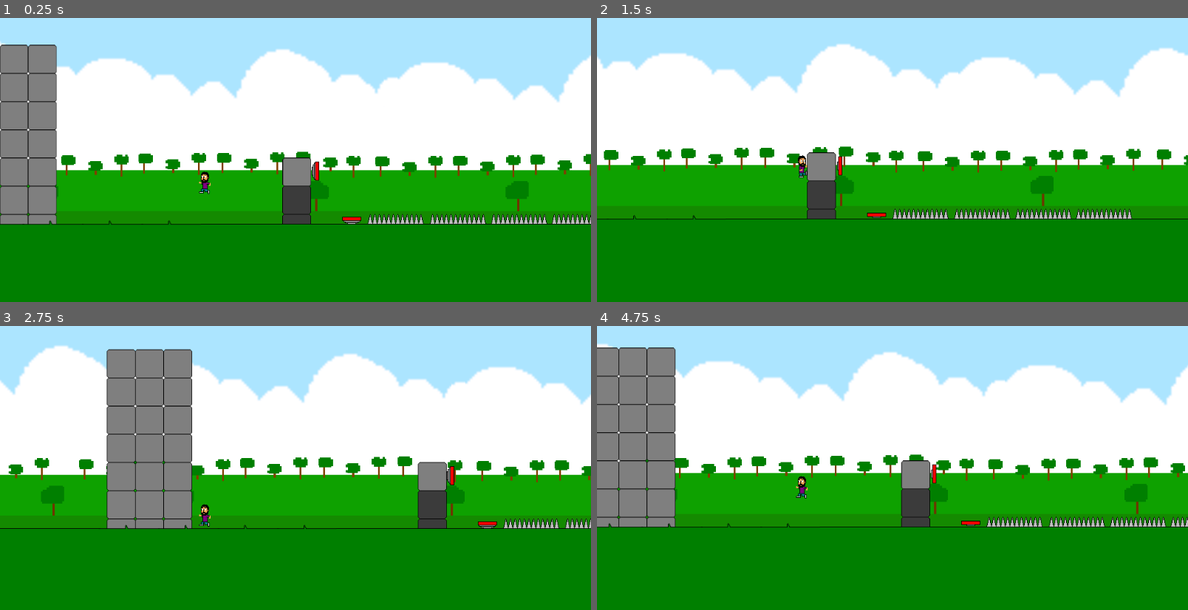
Above: before the commit, frames 1-4 (two rows, left to right).
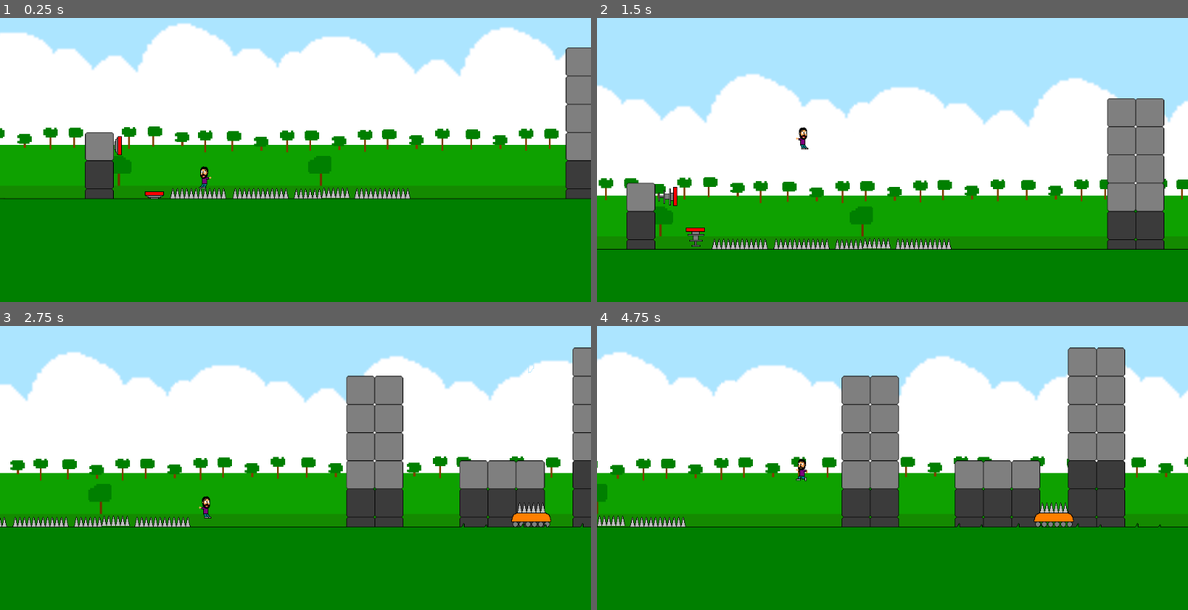
Above: after the commit, the same moments.

Repository: Guilherme-Calland/super_mega_guacamole
Game: Godot game, scene res://Scenes/Levels/Level 1.tscn
The game is run twice, just before and just after one commit, with the same random seed, the same clock (stepped at 60 frames per second) and the same inputs.
Inputs:
- Up to frame 1 (0.25 s): no input
- Up to frame 2 (1.5 s): hold Shift (grab) 0.53-1.28 s; hold D (right) from 0.53 s (still down); tap Space (jump) at 0.77 s; tap Shift (grab) at 1.35 s
- Up to frame 3 (2.75 s): tap Space (jump) at 1.52 s; release D (right) at 2.03 s; hold A (left) from 2.03 s (still down); hold Shift (grab) from 2.03 s (still down)
- Up to frame 4 (4.75 s): release A (left) at 2.78 s; release Shift (grab) at 2.78 s; hold D (right) 2.78-4.28 s; tap Shift (grab) at 2.85, 4.35 s; tap Space (jump) at 3.02, 3.77, 4.52 s; hold Shift (grab) 3.53-4.28 s; hold A (left) from 4.28 s (still down)

The runs differ from the first frame. In frame 1, 35% of the frame differs, in the area x 0-100%, y 1-73%; in frame 2, 38%, in the area x 0-100%, y 9-82%; in frame 3, 29%; in frame 4, 32%.

Commit message:
giving export variables to moving spike

Diff:
--- a/Scenes/Hazards/MovingSpike.tscn
+++ b/Scenes/Hazards/MovingSpike.tscn
@@ -1,18 +1,37 @@
-[gd_scene load_steps=4 format=2]
+[gd_scene load_steps=5 format=2]
 
-[ext_resource path="res://Scenes/Hazards/Spike.tscn" type="PackedScene" id=1]
-[ext_resource path="res://Scenes/Objects/MovingObject.tscn" type="PackedScene" id=2]
+[ext_resource path="res://Graphics/Objects/movingObject.png" type="Texture" id=1]
+[ext_resource path="res://Graphics/Hazards/spikesBottom.png" type="Texture" id=2]
 [ext_resource path="res://Scripts/MovingObject.gd" type="Script" id=3]
+
+[sub_resource type="RectangleShape2D" id=1]
+extents = Vector2( 21.1972, 6.19374 )
 
 [node name="MovingSpike" type="Node2D"]
 script = ExtResource( 3 )
 
-[node name="Spike" parent="." instance=ExtResource( 1 )]
-position = Vector2( 0, -22.5 )
+[node name="Spike" type="Area2D" parent="."]
+z_index = 1
+collision_layer = 4
+collision_mask = 0
 
-[node name="MovingObject" parent="." instance=ExtResource( 2 )]
+[node name="Sprite" type="Sprite" parent="Spike"]
+position = Vector2( 0, -21.3723 )
+texture = ExtResource( 2 )
+
+[node name="CollisionShape2D" type="CollisionShape2D" parent="Spike"]
+visible = false
+position = Vector2( 0, -21 )
+shape = SubResource( 1 )
+
+[node name="MovingObject" type="Node2D" parent="."]
+
+[node name="Sprite" type="Sprite" parent="MovingObject"]
+position = Vector2( 0, 1 )
+texture = ExtResource( 1 )
 
 [node name="Timer" type="Timer" parent="."]
 wait_time = 2.0
 autostart = true
+[connection signal="body_entered" from="Spike" to="." method="_on_Spike_body_entered"]
 [connection signal="timeout" from="Timer" to="." method="_on_Timer_timeout"]
--- a/Scenes/Hazards/Spike.tscn
+++ b/Scenes/Hazards/Spike.tscn
@@ -2,7 +2,6 @@
 
 [ext_resource path="res://Graphics/Hazards/spikesBottom.png" type="Texture" id=1]
 [ext_resource path="res://Scripts/Spike.gd" type="Script" id=2]
-
 
 [sub_resource type="RectangleShape2D" id=1]
 extents = Vector2( 23.4333, 8.97133 )
--- a/Scenes/Levels/Level 1.tscn
+++ b/Scenes/Levels/Level 1.tscn
@@ -14,7 +14,7 @@
 [node name="Level 1" type="Node2D"]
 
 [node name="Player" parent="." instance=ExtResource( 6 )]
-position = Vector2( 6186.79, -71.8345 )
+position = Vector2( 6535.44, -27.3262 )
 z_index = 100
 gravity = 10
 
@@ -96,7 +96,6 @@
 
 [node name="Spike" parent="SpikeGroup1" instance=ExtResource( 7 )]
 position = Vector2( 4424.31, -48.3081 )
-direction = Vector2( -200, -150 )
 
 [node name="Spike2" parent="SpikeGroup1" instance=ExtResource( 7 )]
 position = Vector2( 4474.01, -47.8631 )
@@ -106,33 +105,27 @@
 
 [node name="Spike" parent="SpikeGroup2" instance=ExtResource( 7 )]
 position = Vector2( 2353.17, -47.3449 )
-direction = Vector2( -200, -150 )
 
 [node name="Spike2" parent="SpikeGroup2" instance=ExtResource( 7 )]
 position = Vector2( 2401.17, -47.3449 )
-direction = Vector2( -200, -150 )
 
 [node name="SpikeGroup3" type="Node2D" parent="."]
 position = Vector2( 2546.56, -6.18591 )
 
 [node name="Spike" parent="SpikeGroup3" instance=ExtResource( 7 )]
 position = Vector2( 2353.17, 13.6551 )
-direction = Vector2( -200, -150 )
 
 [node name="Spike2" parent="SpikeGroup3" instance=ExtResource( 7 )]
 position = Vector2( 2401.17, 13.6551 )
-direction = Vector2( 200, -150 )
 
 [node name="SpikeGroup4" type="Node2D" parent="."]
 position = Vector2( 2751.31, -1.95146 )
 
 [node name="Spike" parent="SpikeGroup4" instance=ExtResource( 7 )]
 position = Vector2( 2353.17, 8.65508 )
-direction = Vector2( 200, -150 )
 
 [node name="Spike2" parent="SpikeGroup4" instance=ExtResource( 7 )]
 position = Vector2( 2401.17, 8.65508 )
-direction = Vector2( 200, -150 )
 
 [node name="JumpPad" parent="." instance=ExtResource( 9 )]
 position = Vector2( 5527.73, 10.4774 )
@@ -157,44 +150,45 @@
 
 [node name="Spike" parent="LargeSpikeGroup1/SpikeGroup5" instance=ExtResource( 7 )]
 position = Vector2( 2353.17, 8.53505 )
-direction = Vector2( -200, -150 )
+throwDirection = Vector2( -200, -150 )
 
 [node name="Spike2" parent="LargeSpikeGroup1/SpikeGroup5" instance=ExtResource( 7 )]
 position = Vector2( 2401.17, 8.65508 )
-direction = Vector2( -200, -150 )
+throwDirection = Vector2( -200, -150 )
 
 [node name="SpikeGroup6" type="Node2D" parent="LargeSpikeGroup1"]
 position = Vector2( 4247.73, -0.952362 )
 
 [node name="Spike" parent="LargeSpikeGroup1/SpikeGroup6" instance=ExtResource( 7 )]
 position = Vector2( 2353.17, 8.65508 )
-direction = Vector2( -200, -150 )
+throwDirection = Vector2( -200, -150 )
 
 [node name="Spike2" parent="LargeSpikeGroup1/SpikeGroup6" instance=ExtResource( 7 )]
 position = Vector2( 2401.17, 8.65508 )
-direction = Vector2( -200, -150 )
+throwDirection = Vector2( -200, -150 )
 
 [node name="SpikeGroup7" type="Node2D" parent="LargeSpikeGroup1"]
 position = Vector2( 4353.74, -1.89716 )
 
 [node name="Spike" parent="LargeSpikeGroup1/SpikeGroup7" instance=ExtResource( 7 )]
 position = Vector2( 2353.17, 9.65508 )
-direction = Vector2( 200, -150 )
+throwDirection = Vector2( 200, -150 )
 
 [node name="Spike2" parent="LargeSpikeGroup1/SpikeGroup7" instance=ExtResource( 7 )]
-position = Vector2( 2401.17, 9.65508 )
-direction = Vector2( 200, -150 )
+position = Vector2( 2401.17, 7.74175 )
+throwDirection = Vector2( 200, -150 )
 
 [node name="SpikeGroup8" type="Node2D" parent="LargeSpikeGroup1"]
 position = Vector2( 4458.81, -1.98927 )
 
 [node name="Spike" parent="LargeSpikeGroup1/SpikeGroup8" instance=ExtResource( 7 )]
 position = Vector2( 2353.17, 9.65508 )
-direction = Vector2( 200, -150 )
+throwDirection = Vector2( 200, -150 )
 
 [node name="Spike2" parent="LargeSpikeGroup1/SpikeGroup8" instance=ExtResource( 7 )]
 position = Vector2( 2401.17, 9.65508 )
-direction = Vector2( 200, -150 )
+throwDirection = Vector2( 200, -150 )
 
 [node name="MovingSpike" parent="." instance=ExtResource( 10 )]
 position = Vector2( 7521.07, 4.5226 )
+throwDirection = Vector2( -50, -400 )
--- a/Scripts/MovingObject.gd
+++ b/Scripts/MovingObject.gd
@@ -3,6 +3,7 @@
 export var direction = "still"
 export var dislocationTime = 1
 export var waitTime = 2
+export var throwDirection = Vector2(-10, -50)
 
 func _process(delta):
 	if direction == "forward":
@@ -21,3 +22,6 @@
 		$Timer.wait_time = waitTime
 		direction = "still"
 	$Timer.start()
+
+func _on_Spike_body_entered(body):
+	body.hurt(throwDirection)
--- a/Scripts/Spike.gd
+++ b/Scripts/Spike.gd
@@ -1,10 +1,10 @@
 extends Area2D
 
-export var direction = Vector2(-100, -500)
+export var throwDirection = Vector2(-100, -500)
 
 func _on_Spike_body_entered(body):
 	if collides_with_player(body):
-		body.hurt(direction)
+		body.hurt(throwDirection)
 
 func collides_with_terrain(body):
 	return body.get_collision_layer() == 2
